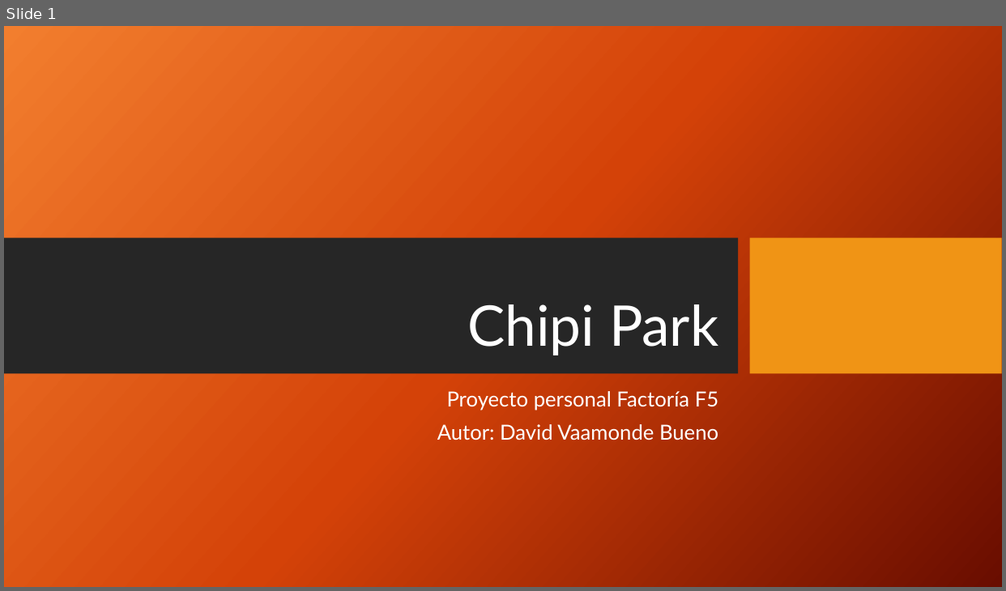
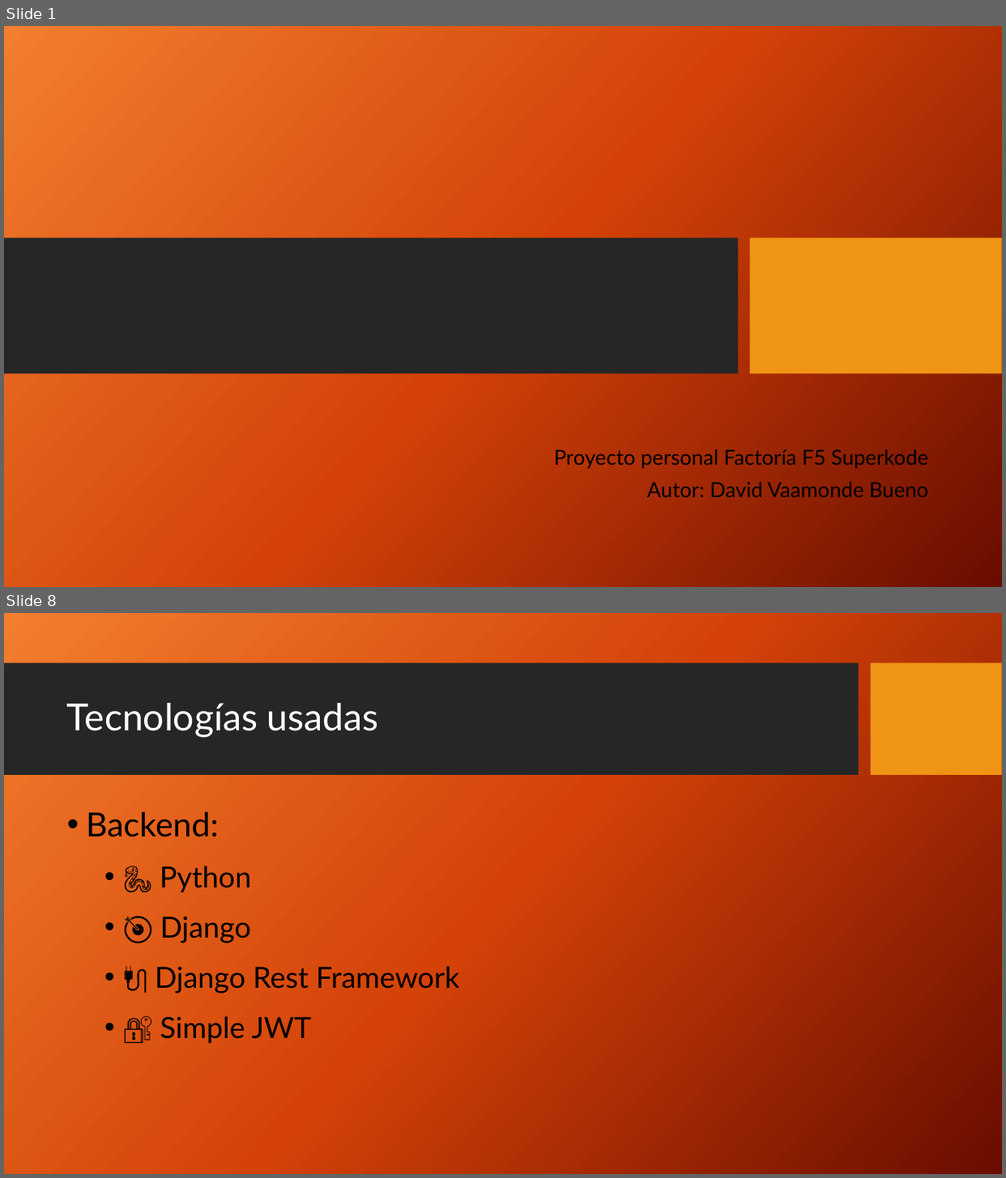
Before and after one commit to DavidLapi/Chipi-Park, a slide deck: Documentation/Chipi Park.pptx. Shown one above the other, each under a label of ours: slide 1 before the commit, slides 1 and 8 after it; the slides between them are not shown. The pictures are 1006x591 and 1006x1178 pixels, drawn with LibreOffice and Linux fonts; fonts in the diff are those of the drawing; background and template pictures are left out. Boxes give left, top, right and bottom in pixels: in the first picture for what was removed or moved away, otherwise in the second. Text is boxed around its words. In the diff, an @@ line names an element or a change of style, - is before the commit and + after.

```diff
--- a/Documentation/Chipi Park.pptx
+++ b/Documentation/Chipi Park.pptx
@@ slide 8 added at [4, 613, 1002, 1174], background picture (left out) @@
@@ rectangle added at [4, 663, 859, 776], fill #262626 @@
@@ rectangle added at [871, 663, 1002, 776], fill #F09415 @@
@@ title added at [67, 703, 379, 738], 36 pt, text #FFFFFF @@
+Tecnologías usadas
@@ text added at [86, 811, 459, 1043], 28 pt, text #000000 @@
+• Backend:
+  • 🐍 Python
+  • 🎯 Django
+  • 🔌 Django Rest Framework
+  • 🔐 Simple JWT
@@ slide 1 changed as well @@
@@ title removed at [467, 305, 718, 356] @@
-Chipi Park
@@ subtitle "Proyecto personal Factoría F5 Superkode": place and size @@
-subtitle "Proyecto personal Factoría F5 Superkode" at [437, 391, 718, 441]
+subtitle "Proyecto personal Factoría F5 Superkode" at [554, 450, 928, 497]
@@ subtitle at [554, 450, 928, 469]: text changed; text colour #FFFFFF to #000000 @@
-Proyecto personal Factoría F5
+Proyecto personal Factoría F5 Superkode
@@ subtitle at [647, 482, 928, 497]: text colour #FFFFFF to #000000 in "Autor: David Vaamonde Bueno" @@
```
Also in this commit, not shown: 26 other slides added, 1 slide removed, 6 other files.
